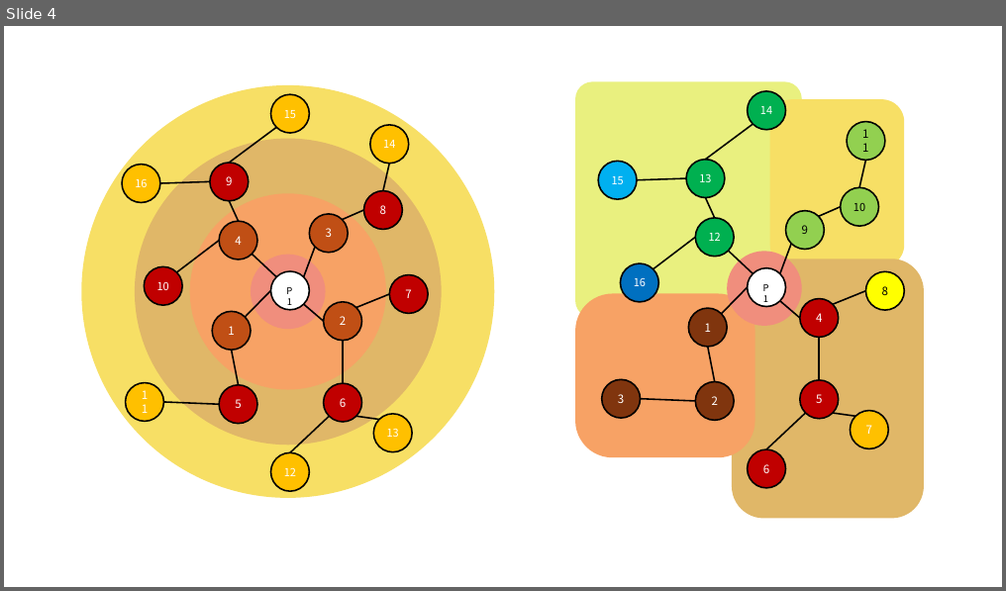
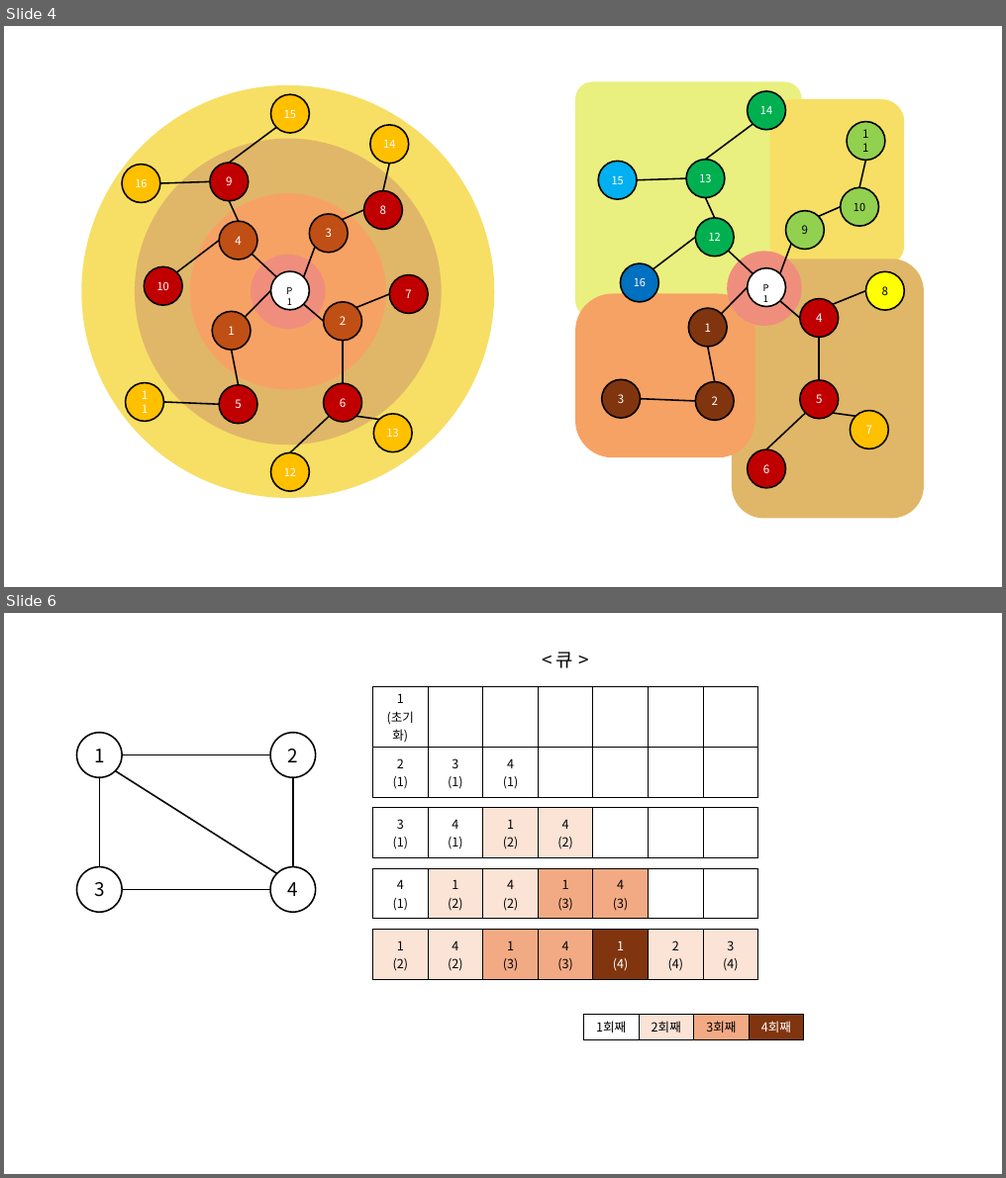
Before and after one commit to ShapeLayer/note.jonghyeon.me, a slide deck: static/posts/2025-08-07-bfs-dfs/fig.pptx. Shown one above the other, each under a label of ours: slide 4 before the commit, slides 4 and 6 after it; the slides between them are not shown. The pictures are 1006x591 and 1006x1178 pixels, drawn with LibreOffice and Linux fonts; fonts in the diff are those of the drawing. Boxes give left, top, right and bottom in pixels: in the first picture for what was removed or moved away, otherwise in the second. Text is boxed around its words. In the diff, an @@ line names an element or a change of style, - is before the commit and + after.

```diff
--- a/static/posts/2025-08-07-bfs-dfs/fig.pptx
+++ b/static/posts/2025-08-07-bfs-dfs/fig.pptx
@@ slide 6 added at box(4, 613, 1002, 1174), background #FFFFFF @@
@@ text added at box(556, 652, 573, 668), 18 pt, text #000000 @@
+< 큐 >
@@ table added at box(373, 686, 761, 747), 1 rows, 7 columns @@
+1 / (초기화) |  |  |  |  |  | 
@@ table added at box(373, 747, 761, 797), 1 rows, 7 columns @@
+2 / (1) | 3 / (1) | 4 / (1) |  |  |  | 
@@ table added at box(373, 808, 761, 858), 1 rows, 7 columns @@
+3 / (1) | 4 / (1) | 1 / (2) | 4 / (2) |  |  | 
@@ table added at box(373, 868, 761, 919), 1 rows, 7 columns @@
+4 / (1) | 1 / (2) | 4 / (2) | 1 / (3) | 4 / (3) |  | 
@@ group added at box(76, 733, 316, 912): 5 lines, 4 ellipses @@
+1
+2
+3
+4
@@ table added at box(373, 929, 761, 979), 1 rows, 7 columns @@
+1 / (2) | 4 / (2) | 1 / (3) | 4 / (3) | 1 / (4) | 2 / (4) | 3 / (4)
@@ table added at box(583, 1014, 805, 1040), 1 rows, 4 columns @@
+1회째 | 2회째 | 3회째 | 4회째
```
Also in this commit, not shown: 2 other slides added, 1 slide removed, 4 other files.
